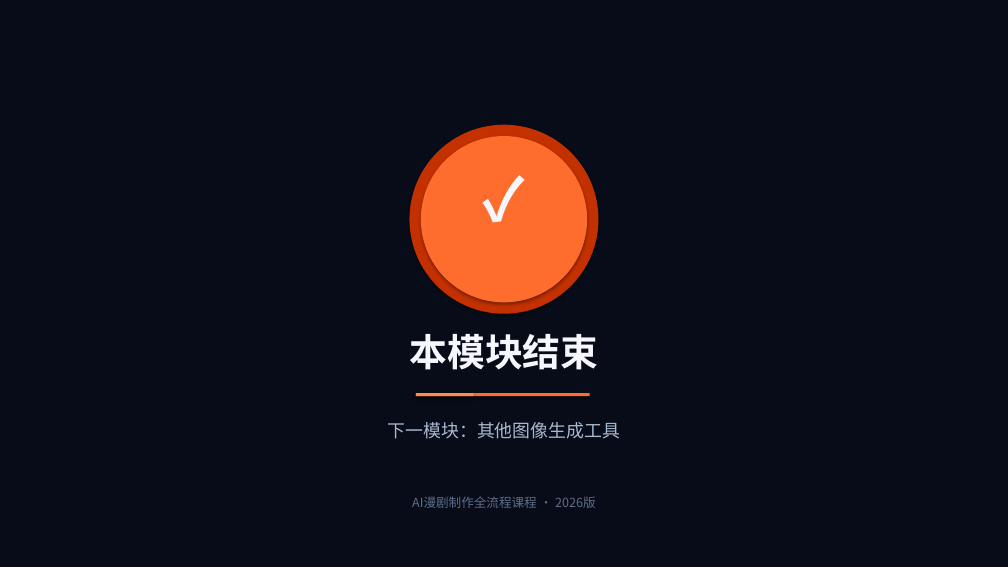
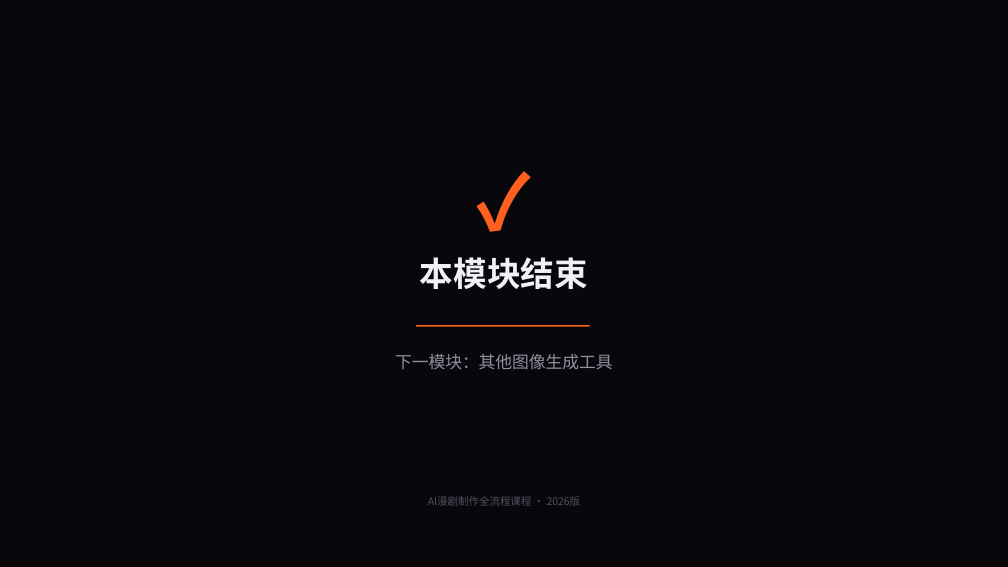
Before and after one commit to lichangjiang932-ship-it/ai-video-class, a slide deck: slide 13 of AI漫剧制作课程/PPT课件/模块04-即梦AI深度精通.pptx. Drawn at 1008x567 pixels with LibreOffice and Linux fonts; fonts in the diff are those of the drawing. Boxes give left, top, right and bottom in pixels: in the first picture for what was removed or moved away, otherwise in the second. Text is boxed around its words. In the diff, an @@ line names an element or a change of style, - is before the commit and + after.

```diff
--- a/AI漫剧制作课程/PPT课件/模块04-即梦AI深度精通.pptx
+++ b/AI漫剧制作课程/PPT课件/模块04-即梦AI深度精通.pptx
@@ background #080C18 to #08080C @@
@@ ellipse removed at (x1=410, y1=125, x2=599, y2=314) @@
@@ ellipse removed at (x1=421, y1=136, x2=588, y2=302) @@
@@ text "✓" moved from (x1=421, y1=159, x2=588, y2=272) to (x1=0, y1=151, x2=1008, y2=227) @@
@@ text "✓" at (x1=0, y1=151, x2=1008, y2=227): size 56 to 72 pt, text colour #F5F7FC to #FF5F1F @@
@@ text "本模块结束" moved from (x1=409, y1=334, x2=598, y2=370) to (x1=420, y1=257, x2=588, y2=289) @@
@@ text "本模块结束" at (x1=420, y1=257, x2=588, y2=289): size 36 to 32 pt, text colour #F5F7FC to #F0F0F5 @@
@@ rectangle moved from (x1=416, y1=393, x2=590, y2=396) to (x1=416, y1=325, x2=590, y2=327) @@
@@ rectangle at (x1=416, y1=325, x2=590, y2=327): fill #FF6D2E to #FF5F1F @@
@@ text "下一模块：其他图像生成工具" moved from (x1=388, y1=422, x2=620, y2=439) to (x1=395, y1=354, x2=613, y2=370) @@
@@ text "下一模块：其他图像生成工具" at (x1=395, y1=354, x2=613, y2=370): size 17 to 16 pt, text colour #A8B8D0 to #9090A0 @@
@@ rectangle removed at (x1=416, y1=393, x2=474, y2=396) @@
@@ text "AI漫剧制作全流程课程 · 2026版" at (x1=428, y1=496, x2=581, y2=506): size 12 to 10 pt, text colour #5C6E8A to #505060 @@
```
Also in this commit, not shown: 12 other slides changed, 18 other files.
